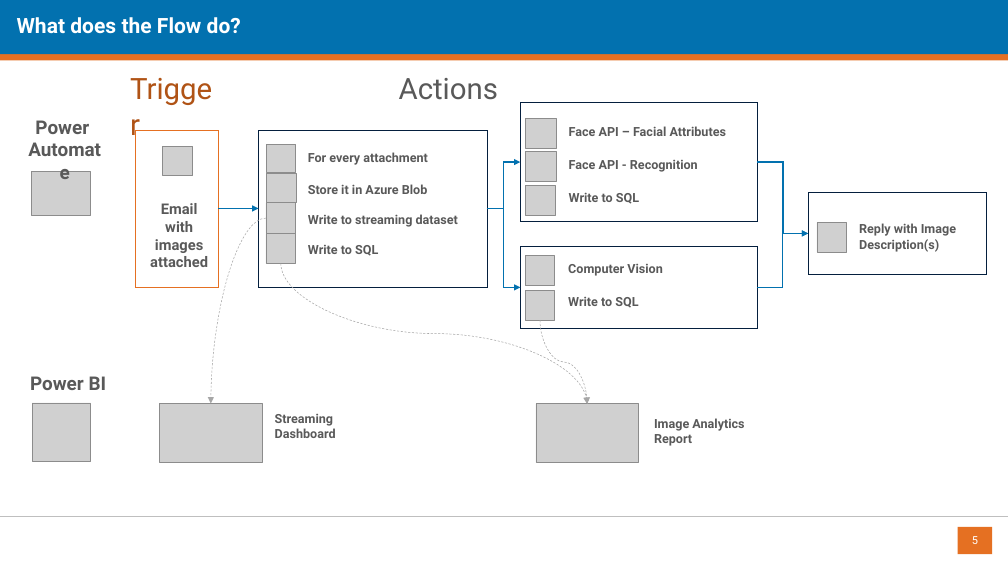
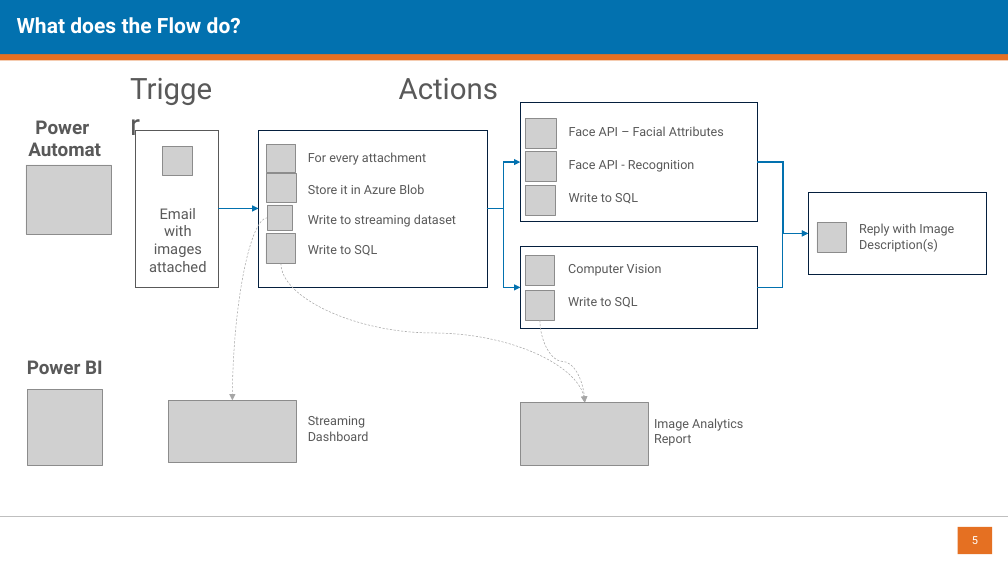
Before and after one commit to datalineo/sessions, a slide deck: slide 5 of Power Automate Image Analytics/Power Automate Image Analytics.pptx. Drawn at 1008x567 pixels with LibreOffice and Linux fonts; fonts in the diff are those of the drawing; grey boxes stand for pictures; background and template pictures are left out. Boxes give left, top, right and bottom in pixels: in the first picture for what was removed or moved away, otherwise in the second. Text is boxed around its words. In the diff, an @@ line names an element or a change of style, - is before the commit and + after.

```diff
--- a/Power Automate Image Analytics/Power Automate Image Analytics.pptx
+++ b/Power Automate Image Analytics/Power Automate Image Analytics.pptx
@@ text "Trigger" at bbox=[123, 67, 229, 110]: text colour #B05315 to #595959 @@
@@ rectangle at bbox=[136, 130, 219, 287]: outline #E57022 1 pt to #595959 1 pt @@
@@ picture added at bbox=[26, 165, 111, 234] @@
@@ picture removed at bbox=[32, 172, 91, 216] @@
@@ curved arrow moved from (266, 218) - (211, 404) to (268, 218) - (232, 400) @@
@@ curved arrow moved from (281, 263) - (588, 404) to (281, 263) - (585, 403) @@
@@ curved arrow moved from (540, 321) - (588, 404) to (540, 321) - (585, 403) @@
@@ text "Power BI": place and size @@
-text "Power BI" at bbox=[30, 376, 107, 390]
+text "Power BI" at bbox=[27, 360, 103, 374]
@@ picture: place and size @@
-picture at bbox=[32, 403, 90, 461]
+picture at bbox=[27, 389, 103, 465]
@@ picture: place and size @@
-picture at bbox=[160, 404, 262, 462]
+picture at bbox=[169, 400, 297, 463]
@@ bold off in 13 elements at bbox=[308, 152, 426, 165], bbox=[569, 126, 724, 136], bbox=[308, 184, 424, 194], bbox=[308, 214, 456, 227], bbox=[569, 160, 695, 172], bbox=[568, 264, 662, 276], bbox=[568, 297, 638, 307], bbox=[654, 418, 743, 446], bbox=[859, 223, 954, 252], bbox=[149, 208, 207, 272], bbox=[569, 193, 638, 204], bbox=[308, 245, 377, 255], bbox=[308, 416, 369, 441] @@
@@ text "Streaming Dashboard": place and size @@
-text "Streaming Dashboard" at bbox=[275, 414, 336, 438]
+text "Streaming Dashboard" at bbox=[308, 416, 369, 441]
@@ picture: place and size @@
-picture at bbox=[536, 404, 639, 462]
+picture at bbox=[521, 403, 650, 466]
```
Also in this commit, not shown: 1 other slide changed, 1 other file.
